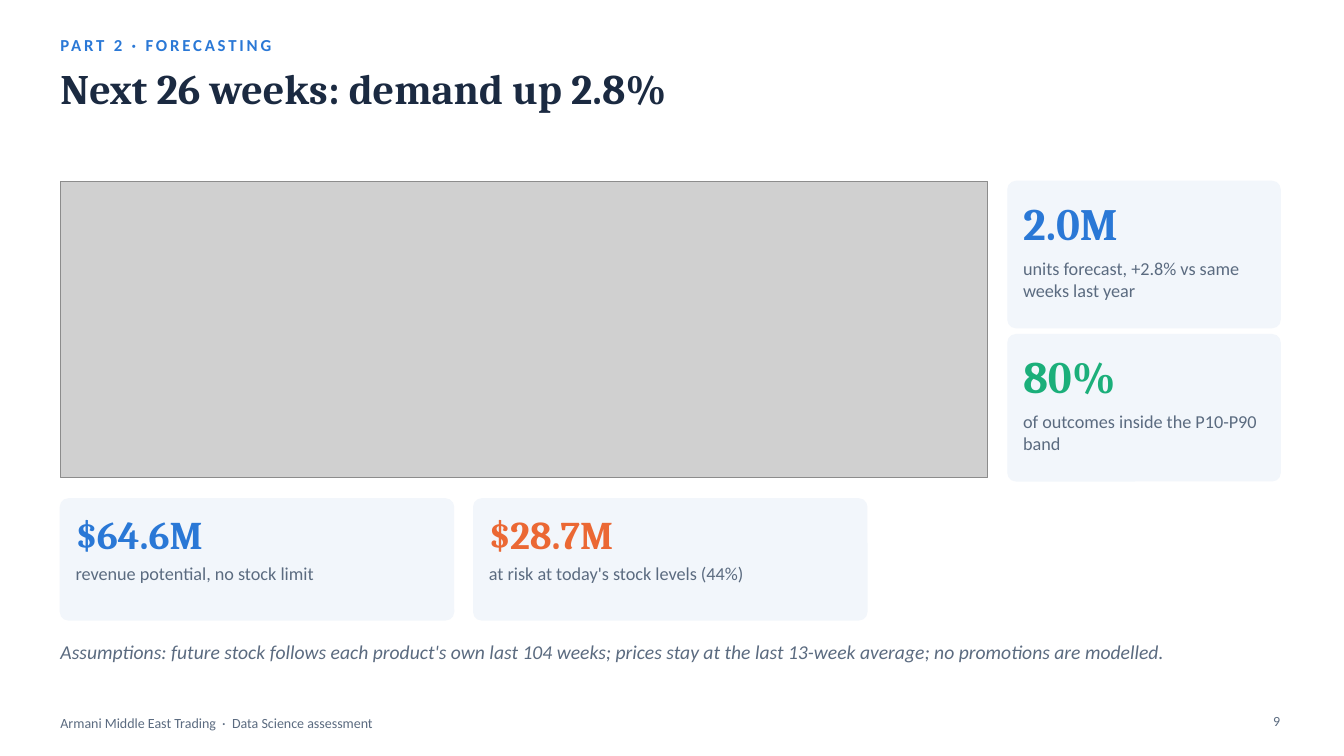
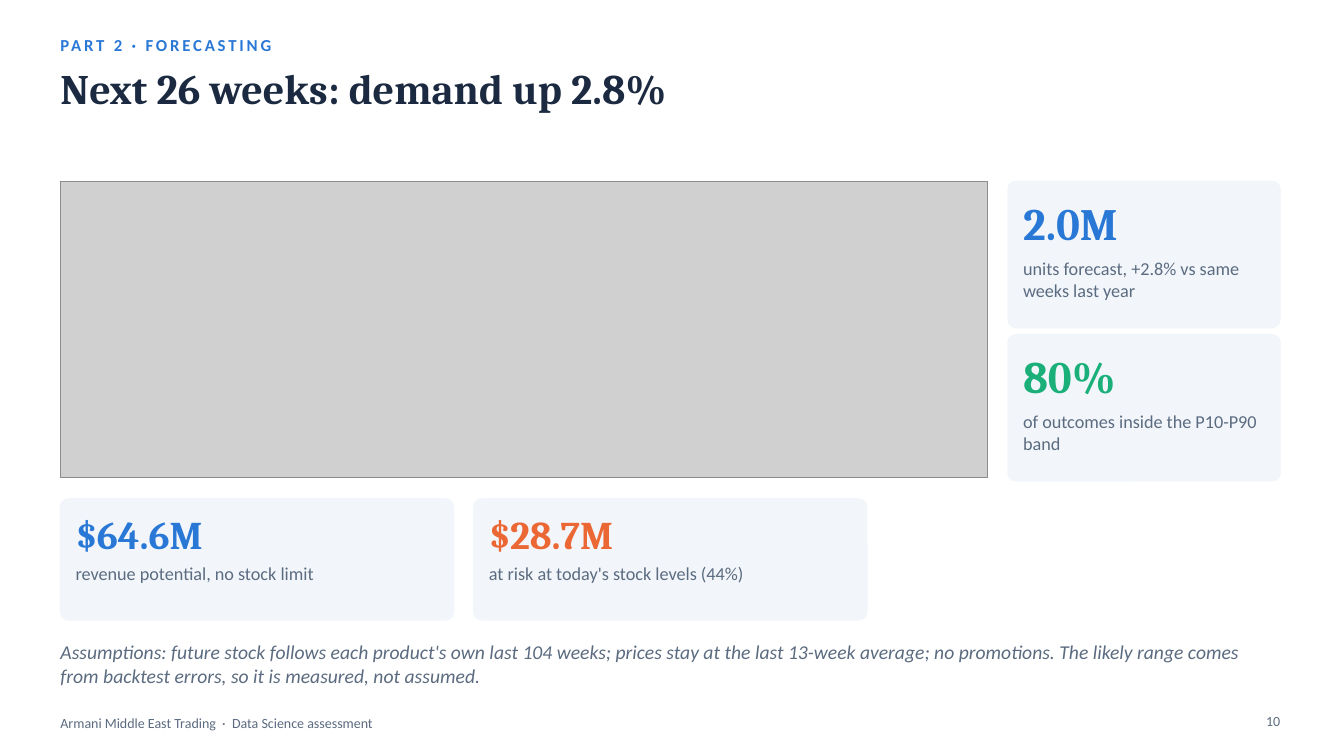
Before and after one commit to hrnademi/Technical_Assessment_HamidrezaNademi, a slide deck: slide 10 of Armani_Data_Science_Presentation.pptx (slide 9 before the commit). Drawn at 1344x756 pixels with LibreOffice and Linux fonts; fonts in the diff are those of the drawing; grey boxes stand for pictures. Boxes give left, top, right and bottom in pixels: in the first picture for what was removed or moved away, otherwise in the second. Text is boxed around its words. In the diff, an @@ line names an element or a change of style, - is before the commit and + after.

```diff
--- a/Armani_Data_Science_Presentation.pptx
+++ b/Armani_Data_Science_Presentation.pptx
@@ text at [60, 645, 1239, 686]: text changed @@
-Assumptions: future stock follows each product's own last 104 weeks; prices stay at the last 13-week average; no promotions are modelled.
+Assumptions: future stock follows each product's own last 104 weeks; prices stay at the last 13-week average; no promotions. The likely range comes from backtest errors, so it is measured, not assumed.
@@ page number at [1266, 717, 1280, 726]: text changed @@
-9
+10
```
Also in this commit, not shown: 7 other slides changed, 5 slides added, 5 slides removed, 1 other file.
